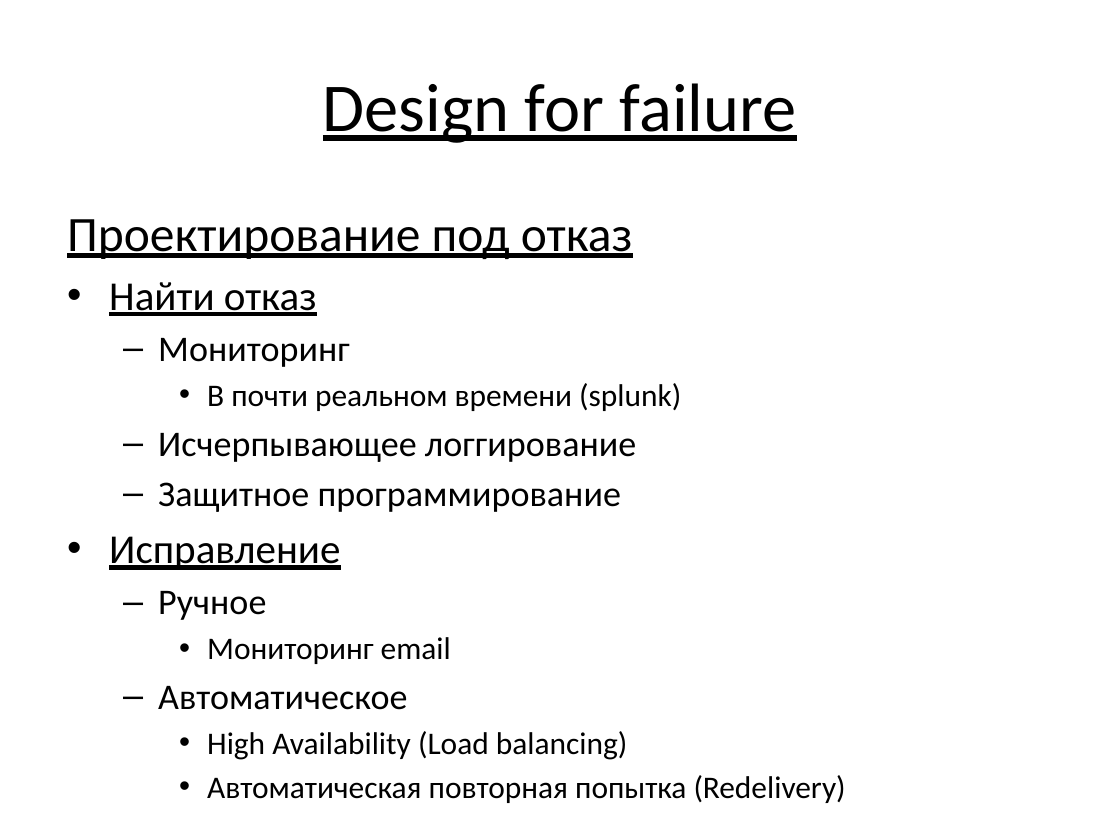
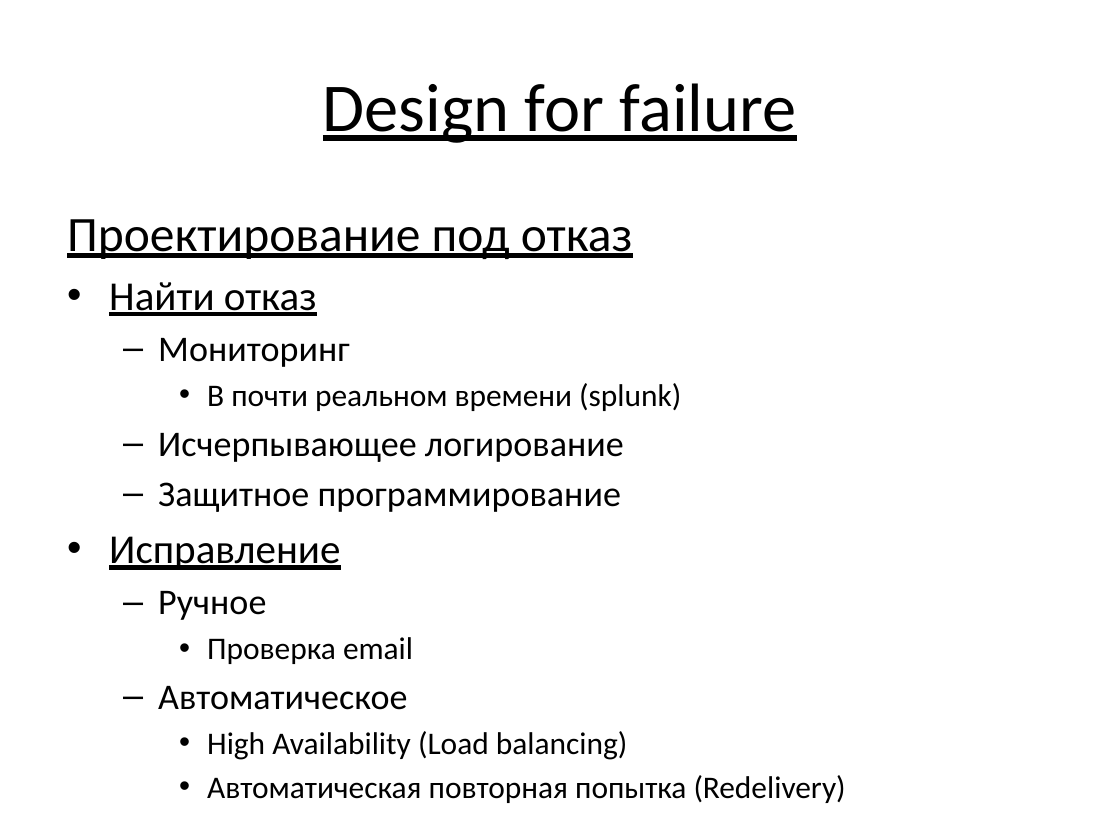
Before and after one commit to vitali-kviatkouski/personal, a slide deck: slide 15 of Microservices.pptx (slide 14 before the commit). Drawn at 1120x840 pixels with LibreOffice and Linux fonts; fonts in the diff are those of the drawing. Boxes give left, top, right and bottom in pixels: in the first picture for what was removed or moved away, otherwise in the second. Text is boxed around its words. In the diff, an @@ line names an element or a change of style, - is before the commit and + after.

```diff
--- a/Microservices.pptx
+++ b/Microservices.pptx
@@ text at [158,433,624,462]: text changed @@
-  – Исчерпывающее логгирование
+  – Исчерпывающее логирование
@@ text at [207,637,413,664]: text changed @@
-    • Мониторинг email
+    • Проверка email
```
Also in this commit, not shown: 12 other slides changed, 2 slides added, 2 slides removed.
